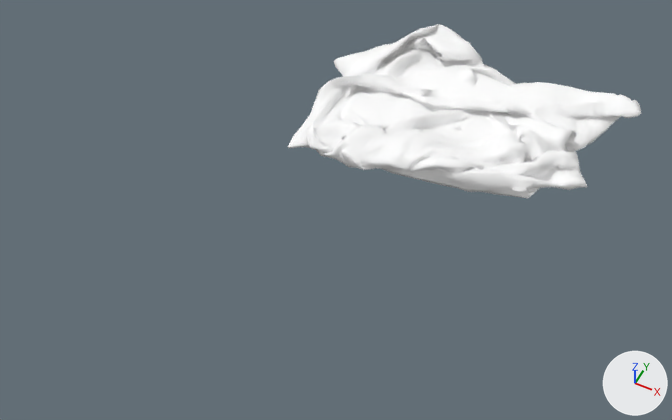
An edit to the FBX model Assets/05_Models/Props/Top_Off_1.fbx, drawn before and after from the same camera.
Before and after are seen from a 50 mm camera at (69.0, -228.0, 219.0) aimed at (-22.0, -46.0, -9.0). Arrows for +X, +Y and +Z are at lower right; the lights stay in place.

The scene before the commit, as lines of its bpy script (objects in view):
```python
mat_top = principled_material('Top')
mat_top.base_color = (1.0, 1.0, 1.0)  # white #ffffff
mat_top.roughness = 1.0
me_top_off_1 = bpy.data.meshes.new('Top_Off_1')
me_top_off_1.from_pydata(...)  # 2206 vertices, 3376 faces; spans x -50.1..56.1, y -4.4..7.2, z -37.1..36.3
me_top_off_1.materials.append(mat_top)  # white #ffffff
ob_top_off_1 = bpy.data.objects.new('Top_Off_1', me_top_off_1)
ob_top_off_1.location = (0.0, 0.0, 4.4)
ob_top_off_1.rotation_euler = (1.571, 0.0, 0.0)  # degrees (90, 0, 0)
```
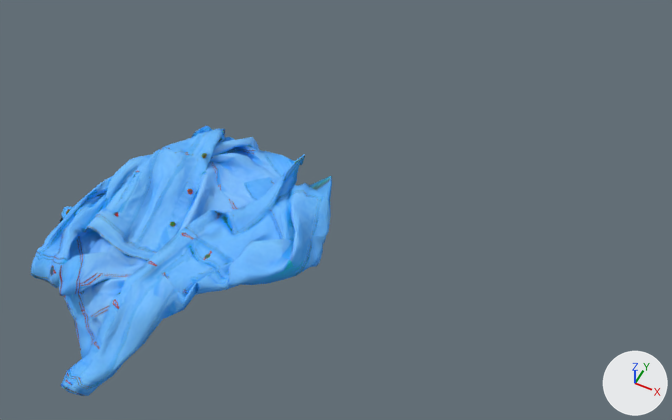
Where the change shows, as pixel boxes [x1, y1, x2, y2] in the pictures (672 x 420 px; the box of a moved part takes in the faces that stretch with it):
'Top_Off_1', surface changed, reshaped, moved, turned: before [288, 24, 641, 198]; after [31, 126, 332, 396]
part 1 of me_top_off_1, moved or reshaped: before [396, 69, 641, 190]; after [31, 211, 239, 396]
part 2 of me_top_off_1, moved or reshaped: before [288, 51, 380, 169]; after [191, 126, 332, 219]

The change in detail:
Picture 'ShirtOff_B.jpg' (img_shirtoff_b_jpg) is new.
In material 'Top' (mat_top), base_color is no longer (1.0, 1.0, 1.0), white #ffffff.
In material 'Top' (mat_top), texture is now set to img_shirtoff_b_jpg.
me_top_off_1 is used by ob_top_off_1; location (0.0, 0.0, 4.4); rotation (1.571, 0.0, 0.0), in degrees (90, 0, 0).
me_top_off_1 had 2206 vertices, 3376 faces and spanned x -50.1..56.1, y -4.4..7.2, z -37.1..36.3.
me_top_off_1 now has 2123 vertices, 3150 faces and spans x -52.1..52.8, y -24.3..7.2, z -37.1..37.0.
me_top_off_1 part 1: 225 vertices moved from x -14.2..52.4, y -4.4..5.5, z -33.9..11.9 to x -15.0..48.5, y -24.3..2.5, z -31.1..11.8; 144 vertices removed from x -25.0..56.1, y -4.0..3.1, z -34.4..-2.8; 70 vertices added at x -6.8..52.8, y -24.0..1.1, z -31.7..-5.9.
me_top_off_1 part 2: 281 vertices moved from x -50.1..-21.5, y -4.2..4.6, z -13.2..36.3 to x -52.1..-21.7, y -21.0..2.9, z -12.9..37.0; 22 vertices removed from x -37.4..-20.5, y -2.2..4.8, z 24.6..33.6; 13 vertices added at x -39.8..-26.7, y -6.8..3.4, z 26.9..34.5.
Object 'Top_Off_1' (ob_top_off_1) moves from (0.0, 0.0, 4.4) to (-64.1, -74.0, -7.8).
Object 'Top_Off_1' (ob_top_off_1) turns from (90, 0, 0) to (90, 0, -124) degrees about x, y and z.
